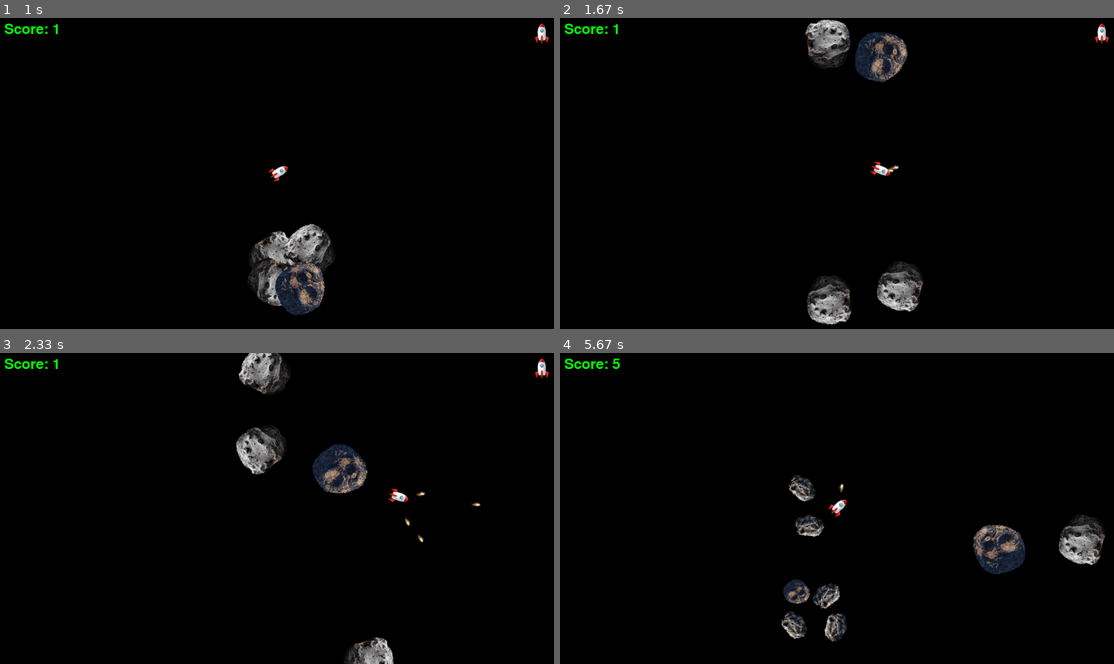
Above: before the commit, frames 1-4 (two rows, left to right).
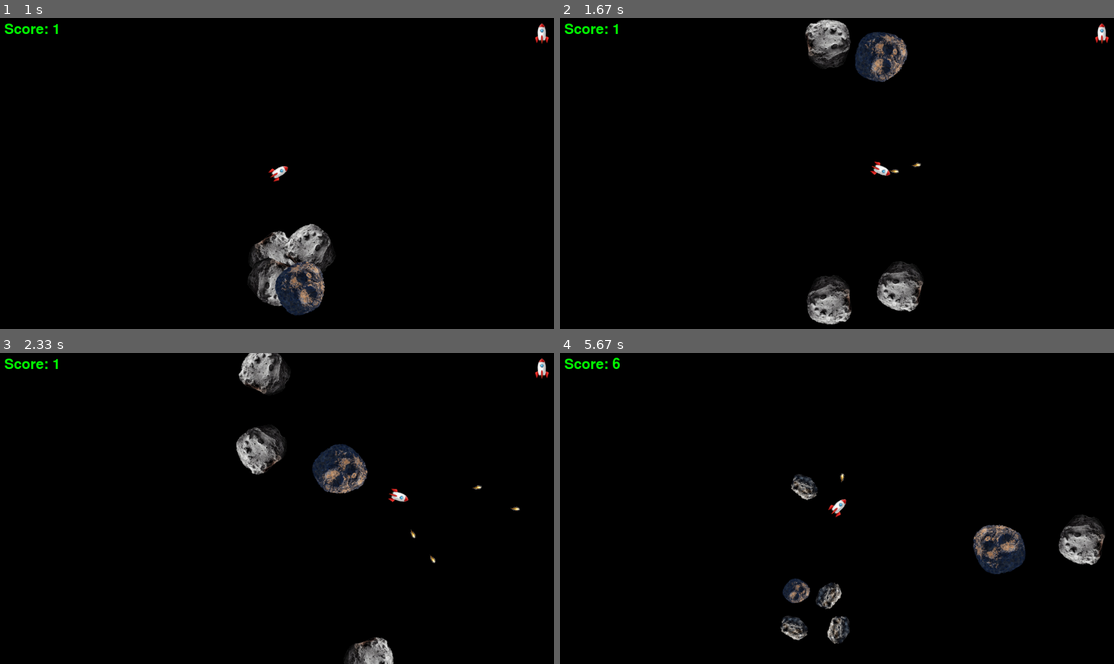
Above: after the commit, the same moments.

Repository: jpickup/PtyhonGameDev
Game: pygame game, started from asteroids/asteroids.py
Same seed, same stepped clock (60 frames per second), same inputs: the game is played once before the commit and once after it.
Inputs:
- Up to frame 1 (1 s): tap Space at 0.33 s; hold Right from 0.67 s (still down)
- Up to frame 2 (1.67 s): release Right at 1.13 s; hold Up 1.17-1.47 s; tap Space at 1.23, 1.57 s; hold Right from 1.5 s (still down)
- Up to frame 3 (2.33 s): tap Space at 1.87, 2.07 s; release Right at 1.97 s; hold Left from 2 s (still down)
- Up to frame 4 (5.67 s): tap Space at 2.37, 2.63, 2.93, 3.07, 3.47, 3.77, 4.13, 4.43, 4.63, 4.93, 5.13, 5.47 s; release Left at 2.53 s; hold Left 2.57-2.97 s; hold Up 3-3.37 s; hold Right 3.4-4.03 s; hold Left 4.07-4.53 s; hold Right 4.57-5.03 s; hold Up 5.07-5.37 s; hold Right from 5.4 s (still down)

Frame 1 is identical in both runs. In frame 2, less than 0.1% of the frame differs, in the area x 59-66%, y 46-50%; in frame 3, 0.1%; in frame 4, 1.5%, in the area x 9-53%, y 1-94%.

Commit message:
increase bullet speed

Diff:
--- a/asteroids/ship.py
+++ b/asteroids/ship.py
@@ -5,7 +5,7 @@
 MAX_VELOCITY = 15
 MAX_VELOCITY_SQUARED = MAX_VELOCITY * MAX_VELOCITY
 ACCEL = 0.25
-BULLET_VELOCITY = 4
+BULLET_VELOCITY = 6
 
 ship1_go_image = pygame.image.load("asteroids/assets/ship1-64-go.png")
 ship1_stop_image = pygame.image.load("asteroids/assets/ship1-64-stop.png")
